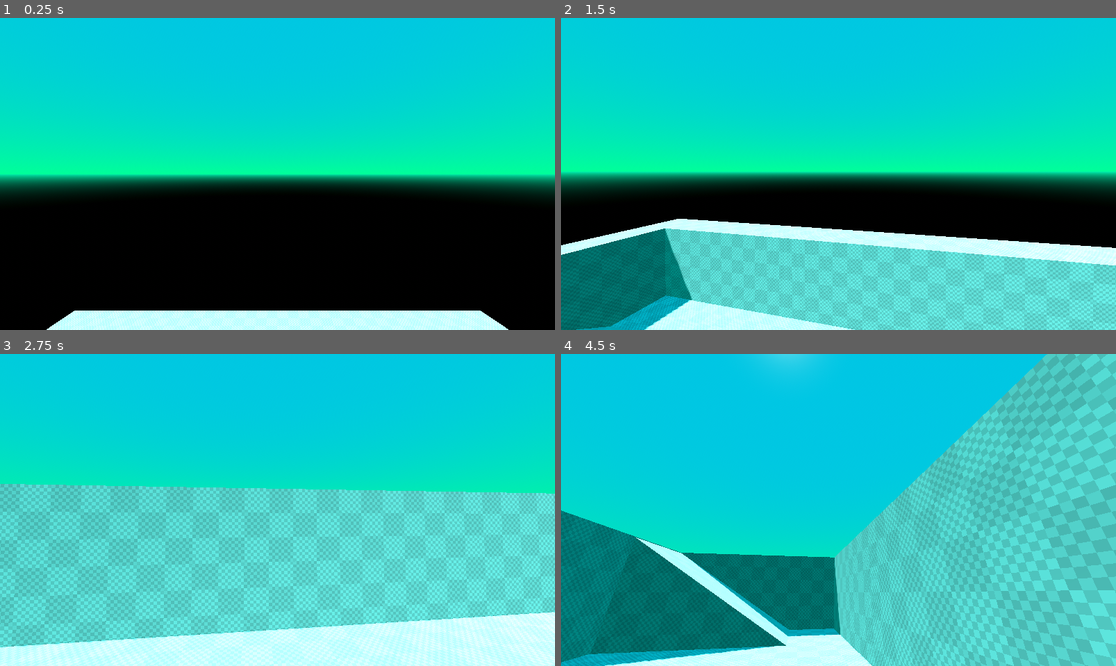
Above: before the commit, frames 1-4 (two rows, left to right).
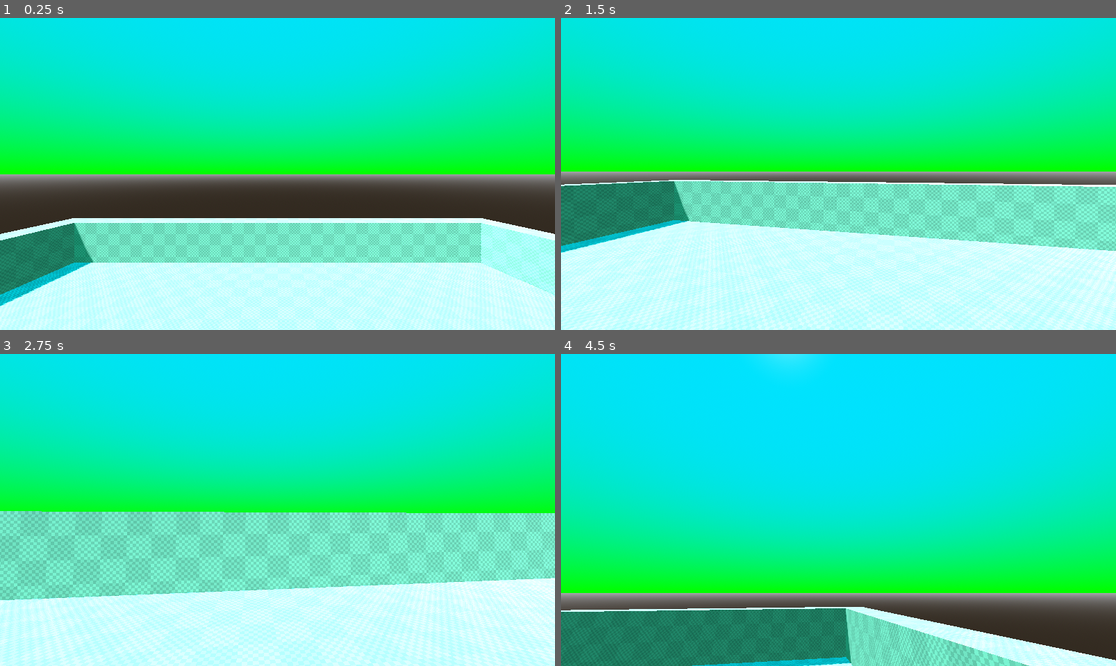
Above: after the commit, the same moments.

Repository: ejohnd98/LSDJam
Game: Godot game, scene res://scenes/game.tscn
Same seed, same stepped clock (60 frames per second), same inputs: the game is played once before the commit and once after it. Before the commit the project starts from res://materials/main.tscn.
Inputs (mouse positions are in pixels of both pictures, inside the frame that each line leads up to):
- Up to frame 1 (0.25 s): no input
- Up to frame 2 (1.5 s): move the mouse to (866, 174) at 0.52 s; hold Space (Jump) 0.53-1.28 s; hold W (Forward) from 0.53 s (still down); move the mouse to (810, 174) at 1.27 s; tap Space (Jump) at 1.35 s
- Up to frame 3 (2.75 s): keep holding W (Forward); tap Space (Jump) at 1.52, 1.82 s; move the mouse to (288, 503) at 2.02 s; hold Space (Jump) from 2.03 s (still down)
- Up to frame 4 (4.5 s): move the mouse to (832, 516) at 2.77 s; release Space (Jump) at 2.78 s; tap Space (Jump) at 2.85, 3.02, 3.32, 4.35 s; move the mouse to (877, 513) at 3.52 s; hold Space (Jump) 3.53-4.28 s; tap Escape (Escape) at 4.15 s; move the mouse to (672, 463) at 4.27 s; release W (Forward) at 4.28 s; hold A (Left) from 4.28 s (still down)

The runs differ from the first frame. In frame 1, 83% of the frame differs, in the area x 0-100%, y 0-100%; in frame 2, 83%; in frame 3, 75%; in frame 4, 92%.

Commit message:
Player can now travel between scenes

Diff:
--- a/materials/main.tscn
+++ /dev/null
@@ -1,81 +0,0 @@
-[gd_scene load_steps=8 format=3 uid="uid://m7raebsflnlm"]
-
-[ext_resource type="Material" uid="uid://o4lttwvxltjy" path="res://materials/blockout_grid.tres" id="1_wifcb"]
-[ext_resource type="Script" path="res://materials/Player.gd" id="2_l6ovf"]
-
-[sub_resource type="ProceduralSkyMaterial" id="ProceduralSkyMaterial_ojlx4"]
-sky_top_color = Color(0.0196078, 0.776471, 0.894118, 1)
-sky_horizon_color = Color(0, 1, 0.6, 1)
-ground_bottom_color = Color(0, 0, 0, 1)
-ground_horizon_color = Color(0, 0.956863, 0.678431, 1)
-
-[sub_resource type="Sky" id="Sky_fcpig"]
-sky_material = SubResource("ProceduralSkyMaterial_ojlx4")
-
-[sub_resource type="Environment" id="Environment_2f7pq"]
-background_mode = 2
-sky = SubResource("Sky_fcpig")
-
-[sub_resource type="CapsuleShape3D" id="CapsuleShape3D_2l4ng"]
-radius = 0.25
-height = 1.25
-
-[sub_resource type="CapsuleMesh" id="CapsuleMesh_ckb3d"]
-radius = 0.25
-height = 1.25
-
-[node name="Main" type="Node3D"]
-
-[node name="Level" type="Node3D" parent="."]
-
-[node name="CSGPolygon3D" type="CSGPolygon3D" parent="Level"]
-transform = Transform3D(-2.1623e-07, 0, 2.57227, 0, 3.0974, 0, -4.94678, 0, -1.12437e-07, -6.18865, -1.12529, -2.20945)
-use_collision = true
-polygon = PackedVector2Array(0, 0, 0, 1, 1, 0)
-material = ExtResource("1_wifcb")
-
-[node name="CSGBox3D" type="CSGBox3D" parent="Level"]
-transform = Transform3D(20, 0, 0, 0, 4, 0, 0, 0, 20, 0, 0, 0)
-use_collision = true
-material = ExtResource("1_wifcb")
-
-[node name="CSGBox3D2" type="CSGBox3D" parent="Level/CSGBox3D"]
-transform = Transform3D(0.88024, 0, 0, 0, 0.93989, 0, 0, 0, 0.313931, 0, 0.258811, -0.266072)
-operation = 2
-use_collision = true
-material = ExtResource("1_wifcb")
-
-[node name="CSGSphere3D" type="CSGSphere3D" parent="Level/CSGBox3D"]
-transform = Transform3D(0.349024, 0, 0, 0, 0.592399, 0, 0, 0, 0.297687, 0.227793, 0.523896, 0.185267)
-operation = 2
-material = ExtResource("1_wifcb")
-
-[node name="DirectionalLight3D" type="DirectionalLight3D" parent="."]
-transform = Transform3D(0.866025, 0.25, -0.433013, 0.378549, 0.237943, 0.894474, 0.326651, -0.938554, 0.111427, 0, 6.74904, 10.7558)
-shadow_enabled = true
-
-[node name="WorldEnvironment" type="WorldEnvironment" parent="."]
-environment = SubResource("Environment_2f7pq")
-
-[node name="Player" type="RigidBody3D" parent="."]
-transform = Transform3D(1, 0, 0, 0, 1, 0, 0, 0, 1, 0, 8.65439, 0)
-axis_lock_angular_x = true
-axis_lock_angular_z = true
-gravity_scale = 0.0
-script = ExtResource("2_l6ovf")
-ground_collision_mask = 2
-
-[node name="CollisionShape3D" type="CollisionShape3D" parent="Player"]
-shape = SubResource("CapsuleShape3D_2l4ng")
-
-[node name="MeshInstance3D" type="MeshInstance3D" parent="Player"]
-mesh = SubResource("CapsuleMesh_ckb3d")
-
-[node name="CameraPivot" type="Node3D" parent="Player"]
-transform = Transform3D(1, 0, 0, 0, 1, 0, 0, 0, 1, 0, 0.4, 0)
-
-[node name="Camera3D" type="Camera3D" parent="Player/CameraPivot"]
-
-[node name="JumpTimer" type="Timer" parent="Player"]
-wait_time = 0.2
-one_shot = true
--- a/project.godot
+++ b/project.godot
@@ -11,7 +11,7 @@
 [application]
 
 config/name="LSDJam"
-run/main_scene="res://materials/main.tscn"
+run/main_scene="res://scenes/game.tscn"
 config/features=PackedStringArray("4.1", "Forward Plus")
 config/icon="res://icon.svg"
 
--- /dev/null
+++ b/scenes/game.gd
@@ -0,0 +1,29 @@
+extends Node3D
+
+@export var default_scene: PackedScene
+
+var current_scene_node = null
+
+# Called when the node enters the scene tree for the first time.
+func _ready():
+	load_new_scene(default_scene)
+	pass # Replace with function body.
+
+
+# Called every frame. 'delta' is the elapsed time since the previous frame.
+func _process(delta):
+	pass
+
+# todo: make this async
+func load_new_scene(new_scene_path: PackedScene):
+	$Player.set_frozen(true)
+
+	# Remove old scene
+	if current_scene_node:
+		current_scene_node.queue_free()
+
+	# Load new scene
+	current_scene_node = new_scene_path.instantiate()
+	add_child(current_scene_node)
+
+	$Player.set_frozen(false)
--- /dev/null
+++ b/scenes/game.tscn
@@ -0,0 +1,12 @@
+[gd_scene load_steps=4 format=3 uid="uid://dkl7w62v1wrua"]
+
+[ext_resource type="Script" path="res://scenes/game.gd" id="1_23n8w"]
+[ext_resource type="PackedScene" uid="uid://cr25ba7cqrw1l" path="res://scenes/scenes/default_scene.tscn" id="2_7u35w"]
+[ext_resource type="PackedScene" uid="uid://cb8ennhmak0c6" path="res://scenes/player/player.tscn" id="3_t1v70"]
+
+[node name="Game" type="Node3D"]
+script = ExtResource("1_23n8w")
+default_scene = ExtResource("2_7u35w")
+
+[node name="Player" parent="." instance=ExtResource("3_t1v70")]
+transform = Transform3D(1, 0, 0, 0, 1, 0, 0, 0, 1, 0, 2.08847, 0)
--- /dev/null
+++ b/scenes/interactables/scene_trigger.gd
@@ -0,0 +1,7 @@
+extends Area3D
+
+@export var transition_to: PackedScene
+
+func _on_body_entered(body):
+	if body.is_in_group("player"):
+		get_tree().get_root().get_node("Game").load_new_scene(transition_to)
--- /dev/null
+++ b/scenes/interactables/scene_trigger.tscn
@@ -0,0 +1,24 @@
+[gd_scene load_steps=5 format=3 uid="uid://bxew2e2p6bqqc"]
+
+[ext_resource type="Script" path="res://scenes/interactables/scene_trigger.gd" id="1_e4hu5"]
+
+[sub_resource type="BoxMesh" id="BoxMesh_gkhko"]
+size = Vector3(0.25, 0.5, 0.25)
+
+[sub_resource type="StandardMaterial3D" id="StandardMaterial3D_xphe3"]
+albedo_color = Color(0, 0.47451, 0.356863, 1)
+
+[sub_resource type="BoxShape3D" id="BoxShape3D_cvwl0"]
+size = Vector3(0.25, 0.5, 0.25)
+
+[node name="SceneTrigger" type="Area3D"]
+script = ExtResource("1_e4hu5")
+
+[node name="MeshInstance3D" type="MeshInstance3D" parent="."]
+mesh = SubResource("BoxMesh_gkhko")
+surface_material_override/0 = SubResource("StandardMaterial3D_xphe3")
+
+[node name="CollisionShape3D" type="CollisionShape3D" parent="."]
+shape = SubResource("BoxShape3D_cvwl0")
+
+[connection signal="body_entered" from="." to="." method="_on_body_entered"]
--- a/materials/Player.gd
+++ b/scenes/player/Player.gd
@@ -5,7 +5,6 @@
 const JUMP_VELOCITY = 4.8
 const SENSITIVITY = 0.004
 
-@export var center_height =  0.625 + 0.25
 @export var ground_snap =  0.05
 @export_flags_3d_physics var ground_collision_mask
 
@@ -13,31 +12,39 @@
 var vertical_velocity = 0
 var velocity = Vector3.ZERO
 
+var is_frozen = false
+
 func _ready():
 	Input.set_mouse_mode(Input.MOUSE_MODE_CAPTURED)
 
 func _unhandled_input(event):
+	if is_frozen:
+		return
 	if event.is_action_pressed("Escape"):
-		Input.set_mouse_mode(Input.MOUSE_MODE_VISIBLE)
+		if Input.mouse_mode == Input.MOUSE_MODE_CAPTURED:
+			Input.set_mouse_mode(Input.MOUSE_MODE_VISIBLE)
+		elif Input.mouse_mode == Input.MOUSE_MODE_VISIBLE:
+			Input.set_mouse_mode(Input.MOUSE_MODE_CAPTURED)
 	if event is InputEventMouseMotion:
 		$CameraPivot.rotate_y(-event.relative.x * SENSITIVITY)
 		$CameraPivot/Camera3D.rotate_x(-event.relative.y * SENSITIVITY)
-		$CameraPivot/Camera3D.rotation.x = clamp($CameraPivot/Camera3D.rotation.x, deg_to_rad(-40), deg_to_rad(60))
+		$CameraPivot/Camera3D.rotation.x = clamp($CameraPivot/Camera3D.rotation.x, deg_to_rad(-80), deg_to_rad(80))
 
 func _physics_process(delta):
-
+	if is_frozen:
+		return
 	# Perform ground raycast:
 	var space_state = get_world_3d().direct_space_state
-	var query = PhysicsRayQueryParameters3D.create(position, position + Vector3.DOWN * RAY_LENGTH)
+	var query = PhysicsRayQueryParameters3D.create(position + Vector3.UP, position + Vector3.DOWN * RAY_LENGTH)
 	query.exclude= [self, $CollisionShape3D]
 	var result = space_state.intersect_ray(query)
 
 	if result:
 		var is_flat_surface = result["normal"].dot(Vector3.UP) > 0.4
 		if is_flat_surface:
-			var ground_dist = position.y - center_height - result["position"].y
+			var ground_dist = position.y - result["position"].y
 			if ground_dist < ground_snap and $JumpTimer.is_stopped():
-				position = result["position"] + Vector3.UP * (center_height)
+				position = result["position"]
 				is_grounded = true
 				vertical_velocity = 0
 			else:
@@ -63,3 +70,7 @@
 		velocity.z = lerp(velocity.z, direction.z * WALK_SPEED, delta * 7.0)
 
 	position += velocity * delta
+
+func set_frozen (frozen):
+	$CollisionShape3D.disabled = frozen
+	is_frozen = frozen
--- /dev/null
+++ b/scenes/player/player.tscn
@@ -0,0 +1,35 @@
+[gd_scene load_steps=4 format=3 uid="uid://cb8ennhmak0c6"]
+
+[ext_resource type="Script" path="res://scenes/player/Player.gd" id="1_v6pu0"]
+
+[sub_resource type="CapsuleShape3D" id="CapsuleShape3D_2l4ng"]
+radius = 0.25
+height = 1.25
+
+[sub_resource type="CapsuleMesh" id="CapsuleMesh_ckb3d"]
+radius = 0.25
+height = 1.25
+
+[node name="Player" type="RigidBody3D" groups=["player"]]
+axis_lock_angular_x = true
+axis_lock_angular_z = true
+gravity_scale = 0.0
+script = ExtResource("1_v6pu0")
+ground_collision_mask = 2
+
+[node name="CollisionShape3D" type="CollisionShape3D" parent="."]
+transform = Transform3D(1, 0, 0, 0, 1, 0, 0, 0, 1, 0, 1.1, 0)
+shape = SubResource("CapsuleShape3D_2l4ng")
+
+[node name="MeshInstance3D" type="MeshInstance3D" parent="."]
+transform = Transform3D(1, 0, 0, 0, 1, 0, 0, 0, 1, 0, 1.1, 0)
+mesh = SubResource("CapsuleMesh_ckb3d")
+
+[node name="CameraPivot" type="Node3D" parent="."]
+transform = Transform3D(1, 0, 0, 0, 1, 0, 0, 0, 1, 0, 1.4, 0)
+
+[node name="Camera3D" type="Camera3D" parent="CameraPivot"]
+
+[node name="JumpTimer" type="Timer" parent="."]
+wait_time = 0.2
+one_shot = true
--- /dev/null
+++ b/scenes/scenes/default_scene.tscn
@@ -0,0 +1,39 @@
+[gd_scene load_steps=7 format=3 uid="uid://cr25ba7cqrw1l"]
+
+[ext_resource type="Material" uid="uid://o4lttwvxltjy" path="res://materials/blockout_grid.tres" id="1_0bp01"]
+[ext_resource type="PackedScene" uid="uid://bxew2e2p6bqqc" path="res://scenes/interactables/scene_trigger.tscn" id="2_8it4w"]
+[ext_resource type="PackedScene" uid="uid://btdpwdomnb1he" path="res://scenes/scenes/test_scene1.tscn" id="3_r1ark"]
+
+[sub_resource type="ProceduralSkyMaterial" id="ProceduralSkyMaterial_r8o0x"]
+sky_top_color = Color(0, 0.886275, 0.996078, 1)
+sky_horizon_color = Color(0, 1, 0, 1)
+
+[sub_resource type="Sky" id="Sky_5yr86"]
+sky_material = SubResource("ProceduralSkyMaterial_r8o0x")
+
+[sub_resource type="Environment" id="Environment_nxjme"]
+background_mode = 2
+sky = SubResource("Sky_5yr86")
+
+[node name="DefaultScene" type="Node3D"]
+
+[node name="DirectionalLight3D" type="DirectionalLight3D" parent="."]
+transform = Transform3D(0.866025, 0.25, -0.433013, 0.378549, 0.237943, 0.894474, 0.326651, -0.938554, 0.111427, 0, 6.74904, 10.7558)
+shadow_enabled = true
+
+[node name="WorldEnvironment" type="WorldEnvironment" parent="."]
+environment = SubResource("Environment_nxjme")
+
+[node name="CSGBox3D" type="CSGBox3D" parent="."]
+transform = Transform3D(20, 0, 0, 0, 2, 0, 0, 0, 20, 0, 0, 0)
+use_collision = true
+material = ExtResource("1_0bp01")
+
+[node name="CSGBox3D2" type="CSGBox3D" parent="CSGBox3D"]
+transform = Transform3D(0.9, 0, 0, 0, 1, 0, 0, 0, 0.9, 0, 0.12082, 0)
+operation = 2
+material = ExtResource("1_0bp01")
+
+[node name="SceneTrigger" parent="." instance=ExtResource("2_8it4w")]
+transform = Transform3D(1, 0, 0, 0, 1, 0, 0, 0, 1, -5.71332, 0, 0)
+transition_to = ExtResource("3_r1ark")
--- /dev/null
+++ b/scenes/scenes/test_scene1.tscn
@@ -0,0 +1,35 @@
+[gd_scene load_steps=5 format=3 uid="uid://btdpwdomnb1he"]
+
+[ext_resource type="Material" uid="uid://o4lttwvxltjy" path="res://materials/blockout_grid.tres" id="1_2cuvx"]
+
+[sub_resource type="ProceduralSkyMaterial" id="ProceduralSkyMaterial_ojlx4"]
+sky_top_color = Color(0.176471, 0.87451, 0.996078, 1)
+sky_horizon_color = Color(0.811765, 0.988235, 1, 1)
+ground_bottom_color = Color(0.0627451, 0.0431373, 0.0705882, 1)
+ground_horizon_color = Color(0.313726, 0.415686, 0.505882, 1)
+sun_curve = 0.643064
+
+[sub_resource type="Sky" id="Sky_fcpig"]
+sky_material = SubResource("ProceduralSkyMaterial_ojlx4")
+
+[sub_resource type="Environment" id="Environment_2f7pq"]
+background_mode = 2
+sky = SubResource("Sky_fcpig")
+fog_enabled = true
+fog_light_color = Color(0.0745098, 0.0627451, 0.129412, 1)
+fog_sun_scatter = 0.5
+fog_density = 0.4471
+
+[node name="DefaultScene" type="Node3D"]
+
+[node name="DirectionalLight3D" type="DirectionalLight3D" parent="."]
+transform = Transform3D(0.866025, 0.25, -0.433013, 0.378549, 0.237943, 0.894474, 0.326651, -0.938554, 0.111427, 0, 6.74904, 10.7558)
+shadow_enabled = true
+
+[node name="WorldEnvironment" type="WorldEnvironment" parent="."]
+environment = SubResource("Environment_2f7pq")
+
+[node name="CSGSphere3D" type="CSGSphere3D" parent="."]
+transform = Transform3D(40, 0, 0, 0, 2, 0, 0, 0, 40, 0, -1.73738, 0)
+use_collision = true
+material = ExtResource("1_2cuvx")
